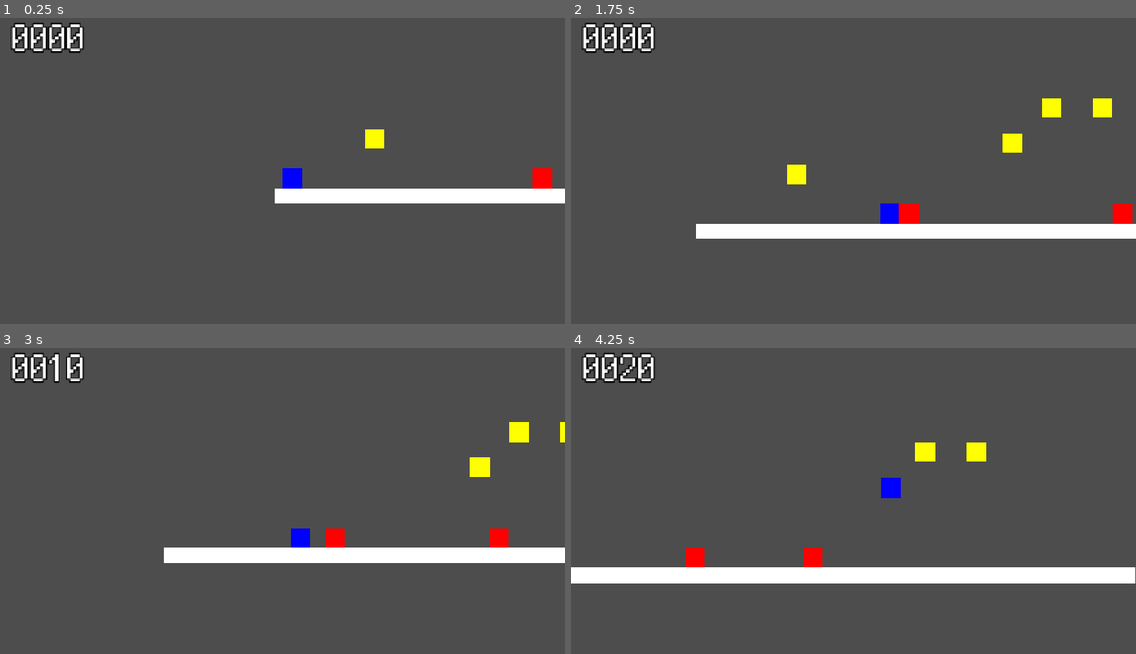
Above: before the commit, frames 1-4 (two rows, left to right).
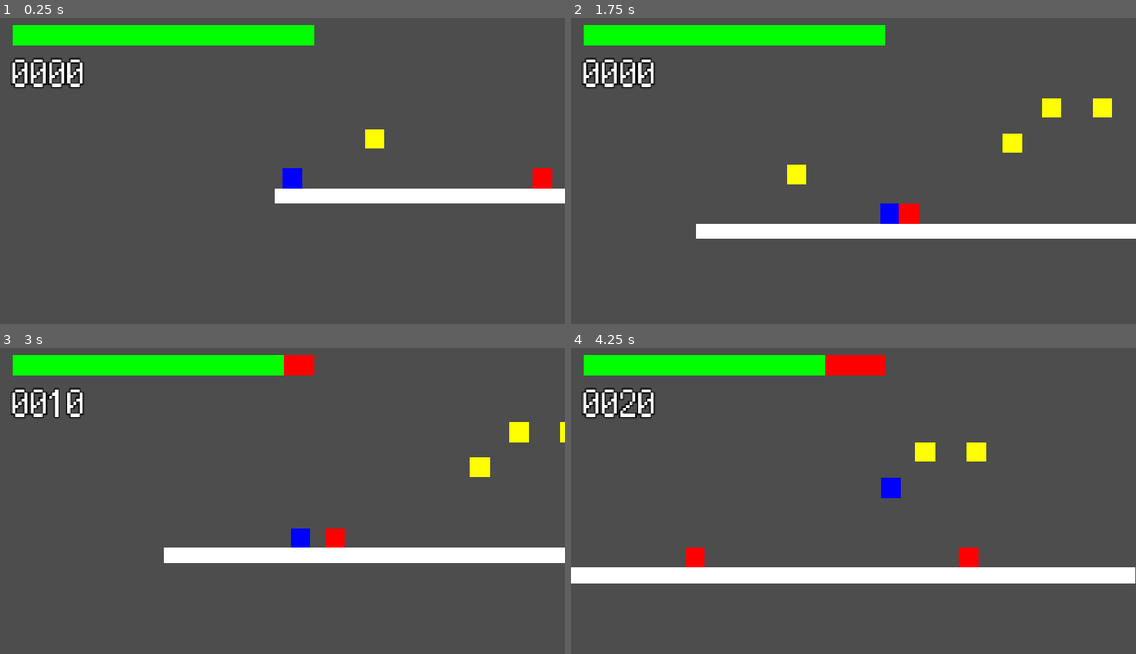
Above: after the commit, the same moments.

Repository: joshuafolkken/platformer
Game: Godot game, scene res://scenes/stage1.tscn
Two runs of this game, one before a commit and one after it. Both use one fixed random seed, a clock stepped at 60 frames per second and the inputs below.
Inputs:
- Up to frame 1 (0.25 s): no input
- Up to frame 2 (1.75 s): hold Right (ui_right) from 0.53 s (still down); tap Space (jump) at 0.6, 0.77, 1.07, 1.35, 1.52 s
- Up to frame 3 (3 s): tap Space (jump) at 1.82, 2.1, 2.85 s; release Right (ui_right) at 2.03 s; hold Left (ui_left) 2.03-2.78 s; hold Right (ui_right) from 2.78 s (still down)
- Up to frame 4 (4.25 s): keep holding Right (ui_right); tap Space (jump) at 3.02, 3.32, 3.6, 3.77, 4.07 s

The runs differ from the first frame. In frame 1, 4.8% of the frame differs, in the area x 1-56%, y 1-23%; in frame 2, 5.0%; in frame 3, 4.8%; in frame 4, 5.2%, in the area x 1-73%, y 1-72%.

Commit message:
health #28

Diff:
--- a/project.godot
+++ b/project.godot
@@ -18,8 +18,8 @@
 
 [autoload]
 
-Audio="*res://scenes/audio.tscn"
-CoinCount="*res://scenes/coin_count.tscn"
+AudioScene="*res://scenes/audio.tscn"
+UIScene="*res://scenes/ui.tscn"
 
 [debug]
 
--- a/scenes/audio.tscn
+++ b/scenes/audio.tscn
@@ -1,11 +1,15 @@
-[gd_scene load_steps=5 format=3 uid="uid://cmrmkmx52t1gp"]
+[gd_scene load_steps=8 format=3 uid="uid://cmrmkmx52t1gp"]
 
 [ext_resource type="AudioStream" uid="uid://3avyyqm6lywr" path="res://assets/audio/PrettySky.ogg" id="1_6n3bj"]
+[ext_resource type="Script" uid="uid://yxr7nfm2ajjn" path="res://scripts/audio.gd" id="1_wdljl"]
 [ext_resource type="AudioStream" uid="uid://r4ey7ywbjf4k" path="res://assets/audio/Jump.ogg" id="2_f5a2e"]
 [ext_resource type="AudioStream" uid="uid://chrq5hrhnhcd1" path="res://assets/audio/Hit.ogg" id="3_hlm5c"]
 [ext_resource type="AudioStream" uid="uid://cgy6q64n1smil" path="res://assets/audio/Coin.ogg" id="4_hlm5c"]
+[ext_resource type="AudioStream" uid="uid://dkitfclofk8lh" path="res://assets/audio/Damage.ogg" id="6_8kkbo"]
+[ext_resource type="AudioStream" uid="uid://ldj24rn1e1l" path="res://assets/audio/Heal.ogg" id="7_3g2y6"]
 
 [node name="Audio" type="Node"]
+script = ExtResource("1_wdljl")
 
 [node name="BGM" type="AudioStreamPlayer" parent="."]
 stream = ExtResource("1_6n3bj")
@@ -19,3 +23,9 @@
 
 [node name="Coin" type="AudioStreamPlayer" parent="."]
 stream = ExtResource("4_hlm5c")
+
+[node name="Damage" type="AudioStreamPlayer" parent="."]
+stream = ExtResource("6_8kkbo")
+
+[node name="Heal" type="AudioStreamPlayer" parent="."]
+stream = ExtResource("7_3g2y6")
--- a/scenes/coin_count.tscn
+++ /dev/null
@@ -1,16 +0,0 @@
-[gd_scene load_steps=2 format=3 uid="uid://cs1vo46ab3hv3"]
-
-[ext_resource type="Script" uid="uid://cv337bg6eikr5" path="res://scripts/coin_count.gd" id="1_llvmb"]
-
-[node name="CoinCount" type="CanvasLayer"]
-layer = 2
-script = ExtResource("1_llvmb")
-
-[node name="Label" type="Label" parent="."]
-offset_left = 24.0
-offset_top = 16.0
-offset_right = 99.0
-offset_bottom = 98.0
-theme_override_constants/outline_size = 10
-theme_override_font_sizes/font_size = 75
-text = "XXXX"
--- a/scenes/stage1.tscn
+++ b/scenes/stage1.tscn
@@ -51,11 +51,10 @@
 
 [node name="Enemy" parent="." instance=ExtResource("2_b1kto")]
 position = Vector2(544, 576)
+_can_tread = true
 
 [node name="Enemy2" parent="." instance=ExtResource("2_b1kto")]
 position = Vector2(1112, 0)
-move_speed = 150
-can_tread = true
 
 [node name="Coin" parent="." instance=ExtResource("4_ft3hr")]
 offset_left = 184.0
--- /dev/null
+++ b/scenes/ui.tscn
@@ -0,0 +1,32 @@
+[gd_scene load_steps=4 format=3 uid="uid://cs1vo46ab3hv3"]
+
+[ext_resource type="Script" uid="uid://cv337bg6eikr5" path="res://scripts/ui.gd" id="1_nt7q6"]
+
+[sub_resource type="StyleBoxFlat" id="StyleBoxFlat_nt7q6"]
+bg_color = Color(1, 0, 0, 1)
+
+[sub_resource type="StyleBoxFlat" id="StyleBoxFlat_x4jx1"]
+bg_color = Color(0, 1, 0, 1)
+
+[node name="UI" type="CanvasLayer"]
+layer = 2
+script = ExtResource("1_nt7q6")
+
+[node name="Score" type="Label" parent="."]
+offset_left = 24.0
+offset_top = 88.0
+offset_right = 174.0
+offset_bottom = 170.0
+theme_override_constants/outline_size = 10
+theme_override_font_sizes/font_size = 75
+text = "XXXX"
+
+[node name="Health" type="ProgressBar" parent="."]
+offset_left = 24.0
+offset_top = 32.0
+offset_right = 640.0
+offset_bottom = 72.0
+theme_override_styles/background = SubResource("StyleBoxFlat_nt7q6")
+theme_override_styles/fill = SubResource("StyleBoxFlat_x4jx1")
+value = 80.0
+show_percentage = false
--- /dev/null
+++ b/scripts/audio.gd
@@ -0,0 +1,33 @@
+class_name Audio
+extends Node
+
+@onready var _bgm: AudioStreamPlayer = $BGM
+@onready var _jump: AudioStreamPlayer = $Jump
+@onready var _hit: AudioStreamPlayer = $Hit
+@onready var _coin: AudioStreamPlayer = $Coin
+@onready var _damage: AudioStreamPlayer = $Damage
+@onready var _heal: AudioStreamPlayer = $Heal
+
+
+func play_bgm() -> void:
+	_bgm.play()
+
+
+func play_jump() -> void:
+	_jump.play()
+
+
+func play_hit() -> void:
+	_hit.play()
+
+
+func play_coin() -> void:
+	_coin.play()
+
+
+func play_damage() -> void:
+	_damage.play()
+
+
+func play_heal() -> void:
+	_heal.play()
--- a/scripts/character.gd
+++ b/scripts/character.gd
@@ -3,6 +3,8 @@
 const SPEED = 300.0
 const JUMP_VELOCITY = -1000.0
 const FRICTION = 20.0
+
+@onready var _audio: Audio = AudioScene
 
 
 func _physics_process(delta: float) -> void:
@@ -12,7 +14,7 @@
 
 	# Handle jump.
 	if Input.is_action_just_pressed("jump") and is_on_floor():
-		(Audio.get_node("Jump") as AudioStreamPlayer).play()
+		_audio.play_jump()
 		velocity.y = JUMP_VELOCITY
 
 	# Get the input direction and handle the movement/deceleration.
--- a/scripts/coin.gd
+++ b/scripts/coin.gd
@@ -1,8 +1,14 @@
 extends ColorRect
+
+@onready var _ui: UI = UIScene
+@onready var _audio: Audio = AudioScene
 
 
 func _on_area_body_entered(body: Node2D) -> void:
-	if body.name == "Character":
-		(CoinCount as CoinCountType).add_coin(10)
-		(Audio.get_node("Coin") as AudioStreamPlayer).play()
-		queue_free()
+	if body.name != "Character":
+		return
+
+	_ui.damage(10)
+	_ui.add_score(10)
+	_audio.play_coin()
+	queue_free()
--- a/scripts/coin_count.gd
+++ /dev/null
@@ -1,19 +0,0 @@
-class_name CoinCountType
-extends CanvasLayer
-
-var coin := 0
-
-@onready var label: Label = $Label
-
-
-func _update_label() -> void:
-	label.text = "%04d" % coin
-
-
-func _ready() -> void:
-	_update_label()
-
-
-func add_coin(value: int) -> void:
-	coin += value
-	_update_label()
--- a/scripts/enemy.gd
+++ b/scripts/enemy.gd
@@ -1,20 +1,23 @@
 extends CharacterBody2D
 
-@export var move_speed: int = 75
-@export var can_tread: bool = false
+@export var _move_speed: int = 75
+@export var _can_tread: bool = false
+
+@onready var _audio: Audio = AudioScene
+@onready var _ui: UI = UIScene
 
 
 func _physics_process(delta: float) -> void:
 	if not is_on_floor():
 		velocity += get_gravity() * delta
 
-	velocity.x = -move_speed
+	velocity.x = -_move_speed
 
 	move_and_slide()
 
 
 func _is_treaded_by_character(body: Node2D) -> bool:
-	if not can_tread:
+	if not _can_tread:
 		return false
 
 	if body.name != "Character":
@@ -25,5 +28,6 @@
 
 func _on_area_2d_body_entered(body: Node2D) -> void:
 	if _is_treaded_by_character(body):
-		(Audio.get_node("Hit") as AudioStreamPlayer).play()
+		_ui.heal(10)
+		_audio.play_hit()
 		queue_free()
--- a/scripts/example.gd
+++ b/scripts/example.gd
@@ -4,8 +4,8 @@
 var _test_color_rect: ColorRect
 var _timer: Timer
 
-@onready var version_label: Label = $VersionLabel
-@onready var datetime_label: Label = $DateTimeLabel
+@onready var _version_label: Label = $VersionLabel
+@onready var _datetime_label: Label = $DateTimeLabel
 
 
 func _init() -> void:
@@ -24,7 +24,7 @@
 
 # Called when the node enters the scene tree for the first time.
 func _ready() -> void:
-	version_label.text = "v%s" % ProjectSettings.get_setting("application/config/version")
+	_version_label.text = "v%s" % ProjectSettings.get_setting("application/config/version")
 	_timer.start()
 	_update_datetime()
 
@@ -41,7 +41,7 @@
 func _update_datetime() -> void:
 	var datetime := Time.get_datetime_dict_from_system()
 	var format := tr("DATETIME_FORMAT")
-	datetime_label.text = (
+	_datetime_label.text = (
 		format
 		% [
 			datetime.year,
--- a/scripts/stage_1.gd
+++ b/scripts/stage_1.gd
@@ -1,6 +1,8 @@
 extends Node2D
+
+@onready var _audio: Audio = AudioScene
 
 
 # Called when the node enters the scene tree for the first time.
 func _ready() -> void:
-	(Audio.get_node("BGM") as AudioStreamPlayer).play()
+	_audio.play_bgm()
--- /dev/null
+++ b/scripts/ui.gd
@@ -0,0 +1,42 @@
+class_name UI
+extends CanvasLayer
+
+var _score := 0
+var _health := 100
+
+@onready var _audio: Audio = AudioScene
+@onready var _health_progress_bar: ProgressBar = $Health
+@onready var _score_label: Label = $Score
+
+
+func _update_score() -> void:
+	_score_label.text = "%04d" % _score
+
+
+func _ready() -> void:
+	_update_score()
+	_update_health()
+
+
+func add_score(value: int) -> void:
+	_score += value
+	_update_score()
+
+
+func _update_health() -> void:
+	_health_progress_bar.value = _health
+
+
+func _change_health(value: int) -> void:
+	_health += value
+	_update_health()
+
+
+func damage(value: int) -> void:
+	_audio.play_damage()
+	_change_health(-value)
+
+
+func heal(value: int) -> void:
+	_audio.play_heal()
+	_change_health(value)
Not shown, added: assets/audio/Damage.ogg.import
Not shown, added: assets/audio/Heal.ogg.import
Not shown, added: scripts/audio.gd.uid
Renamed: scripts/coin_count.gd.uid -> scripts/ui.gd.uid
Not shown, added: assets/audio/Damage.ogg
Not shown, added: assets/audio/Heal.ogg
